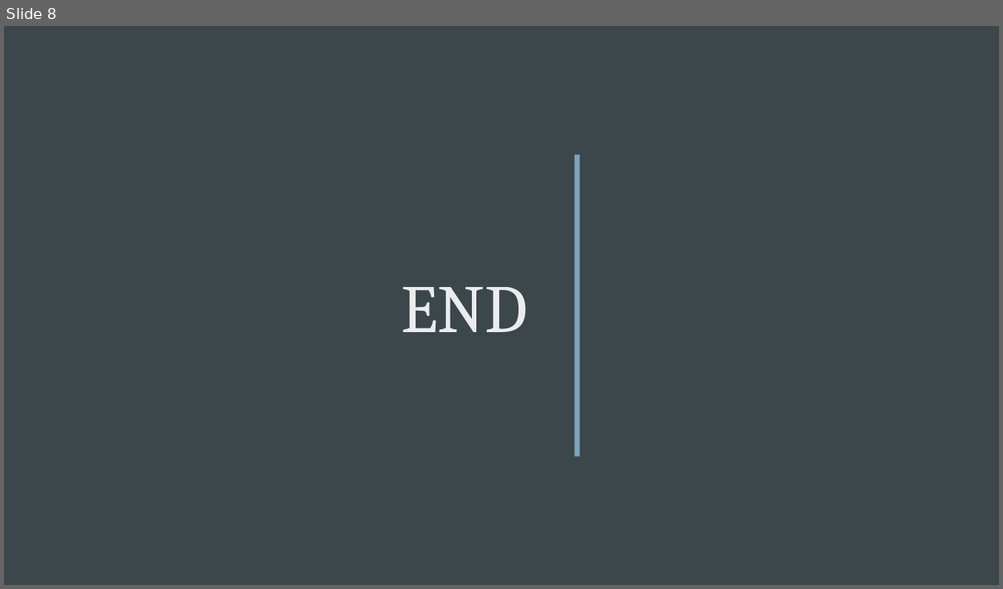
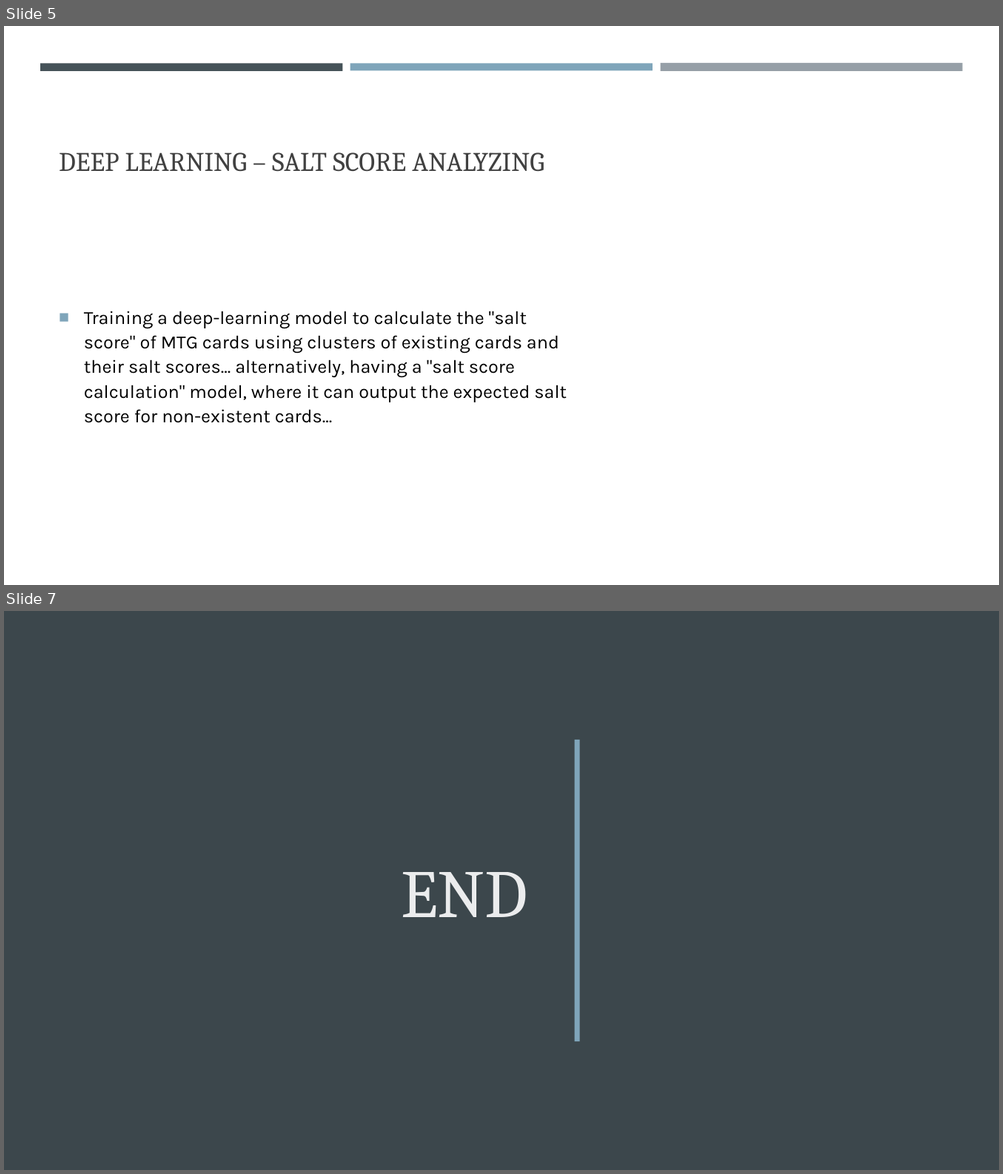
Before and after one commit to NicholasTillo/Gitaxian-Probe, a slide deck: problem_formulation.pptx. Shown one above the other, each under a label of ours: slide 8 before the commit, slides 5 and 7 after it; the slides between them are not shown. The pictures are 1003x589 and 1003x1174 pixels, drawn with LibreOffice and Linux fonts; fonts in the diff are those of the drawing. Boxes give left, top, right and bottom in pixels: in the first picture for what was removed or moved away, otherwise in the second. Text is boxed around its words. In the diff, an @@ line names an element or a change of style, - is before the commit and + after.

```diff
--- a/problem_formulation.pptx
+++ b/problem_formulation.pptx
@@ slide 5 added at (4,26,999,585), background #FFFFFF @@
@@ rectangle added at (40,63,343,70), fill #465359 @@
@@ rectangle added at (350,63,652,70), fill #7FA5BA @@
@@ rectangle added at (660,63,962,72), fill #969FA7 @@
@@ title added at (59,153,544,172), 26 pt, text #404040 @@
+DEEP LEARNING – SALT SCORE ANALYZING
@@ text added at (84,311,566,423), 18 pt, text #000000 @@
+■ Training a deep-learning model to calculate the "salt score" of MTG cards using clusters of existing cards and their salt scores... alternatively, having a "salt score calculation" model, where it can output the expected salt score for non-existent cards...
@@ what was slide 8 is now slide 7 @@
```
Also in this commit, not shown: 5 slides changed, 2 slides removed.
